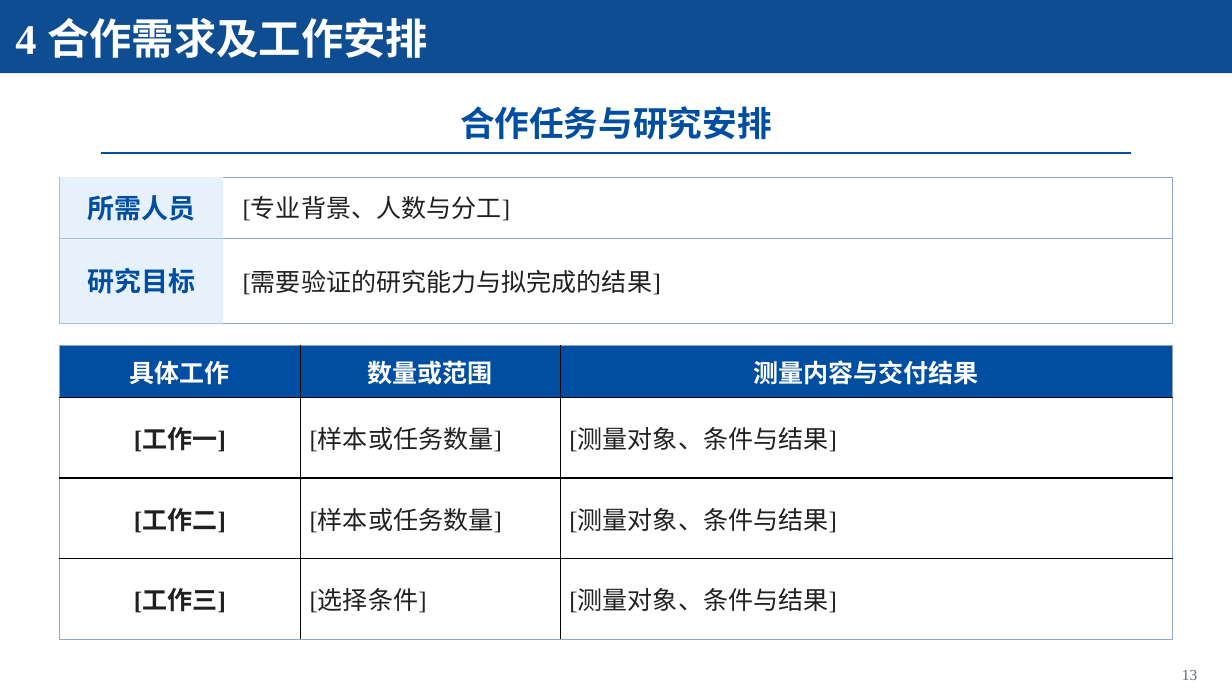
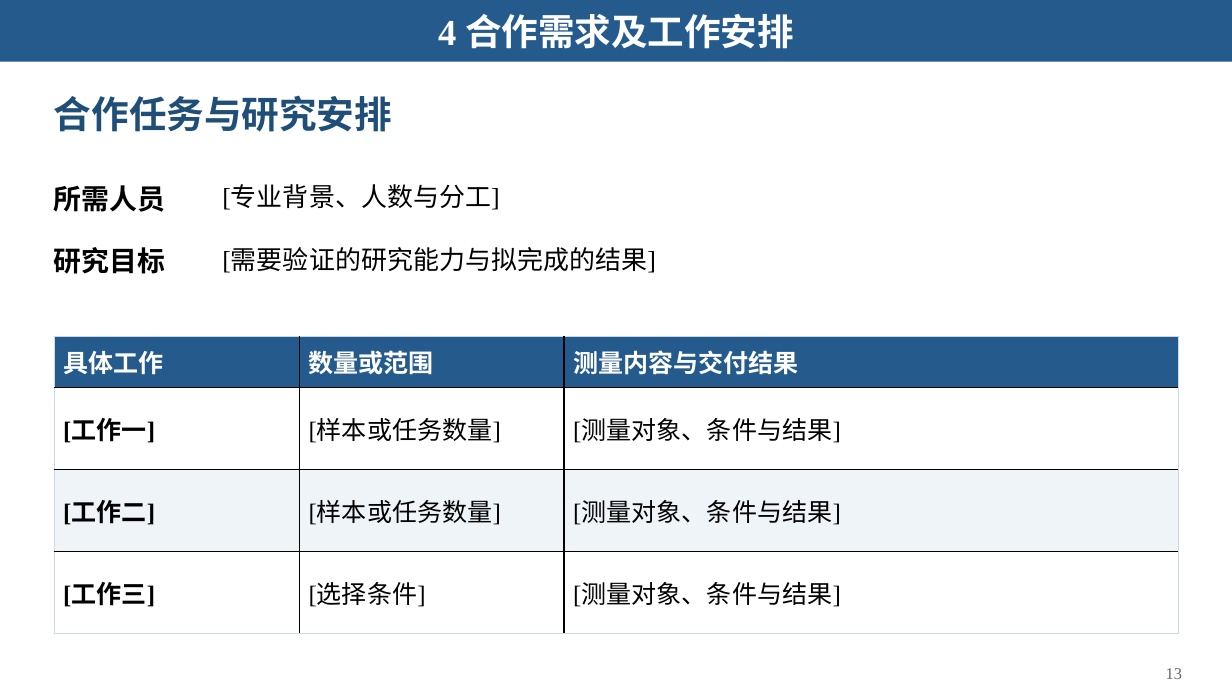
Before and after one commit to Starxy/skills, a slide deck: slide 13 of skills/ppt-craft/assets/academic-blue-template.pptx. Drawn at 1232x693 pixels with LibreOffice and Linux fonts; fonts in the diff are those of the drawing. Boxes give left, top, right and bottom in pixels: in the first picture for what was removed or moved away, otherwise in the second. Text is boxed around its words. In the diff, an @@ line names an element or a change of style, - is before the commit and + after.

```diff
--- a/skills/ppt-craft/assets/academic-blue-template.pptx
+++ b/skills/ppt-craft/assets/academic-blue-template.pptx
@@ rectangle: place and size @@
-rectangle at (0, 0, 1232, 73)
+rectangle at (0, 0, 1232, 62)
@@ rectangle at (0, 0, 1232, 62): fill #0F4D92 to #245A8C @@
@@ text "4 合作需求及工作安排": place and size @@
-text "4 合作需求及工作安排" at (15, 18, 428, 58)
+text "4 合作需求及工作安排" at (438, 14, 794, 49)
@@ text "4 合作需求及工作安排" at (438, 14, 794, 49): size 33 to 28.5 pt; alignment left to centre @@
@@ title "合作任务与研究安排": place and size @@
-title "合作任务与研究安排" at (460, 106, 772, 139)
+title "合作任务与研究安排" at (54, 95, 392, 132)
@@ title "合作任务与研究安排" at (54, 95, 392, 132): size 27 to 29.2 pt, text colour #004EA1 to #1F4E79; alignment centre to left @@
@@ text "所需人员": place and size @@
-text "所需人员" at (88, 195, 196, 221)
+text "所需人员" at (54, 185, 165, 212)
@@ text "所需人员" at (54, 185, 165, 212): size 21 to 21.8 pt, text colour #004EA1 to #000000; alignment centre to left; line spacing 1 to 1.15; vertical alignment middle to top @@
@@ rectangle removed at (60, 177, 1173, 239) @@
@@ rectangle removed at (60, 177, 224, 239) @@
@@ rectangle removed at (101, 152, 1131, 154) @@
@@ text "[专业背景、人数与分工]" at (222, 186, 500, 210): size 19.5 to 20.2 pt, text colour #202020 to #000000; line spacing 1 to 1.15; vertical alignment middle to top @@
@@ text "[专业背景、人数与分工]": place and size @@
-text "[专业背景、人数与分工]" at (243, 198, 511, 221)
+text "[专业背景、人数与分工]" at (222, 186, 500, 210)
@@ text "研究目标" at (54, 247, 165, 274): size 21 to 21.8 pt, text colour #004EA1 to #000000; alignment centre to left; line spacing 1 to 1.15; vertical alignment middle to top @@
@@ text "研究目标": place and size @@
-text "研究目标" at (88, 268, 196, 294)
+text "研究目标" at (54, 247, 165, 274)
@@ rectangle removed at (60, 238, 1173, 323) @@
@@ rectangle removed at (60, 238, 224, 323) @@
@@ text "[需要验证的研究能力与拟完成的结果]": place and size @@
-text "[需要验证的研究能力与拟完成的结果]" at (243, 271, 661, 295)
+text "[需要验证的研究能力与拟完成的结果]" at (222, 248, 656, 273)
@@ text "[需要验证的研究能力与拟完成的结果]" at (222, 248, 656, 273): size 19.5 to 20.2 pt, text colour #202020 to #000000; line spacing 1 to 1.15; vertical alignment middle to top @@
@@ table at (54, 336, 1178, 634) @@
@@ fill #004EA1 to #245A8C in row 1 @@
@@ fill #FFFFFF to #EFF4F9 in row 3 @@
@@ text colour #202020 to #000000 in "[工作一]", "[样本或任务数量]", "[测量对象、条件与结果]", "[工作二]" and 5 more places @@
@@ alignment centre to left @@
@@ borders changed @@
@@ table: place and size @@
-table at (60, 346, 1172, 640)
+table at (54, 336, 1178, 634)
@@ text "13" at (1166, 668, 1182, 679): size 12 to 12.8 pt, text colour #626B75 to #666666; line spacing 1 to 1.15; vertical alignment middle to top @@
```
Also in this commit, not shown: 14 other slides changed, 1 slide added, 1 slide removed, 5 other files.
